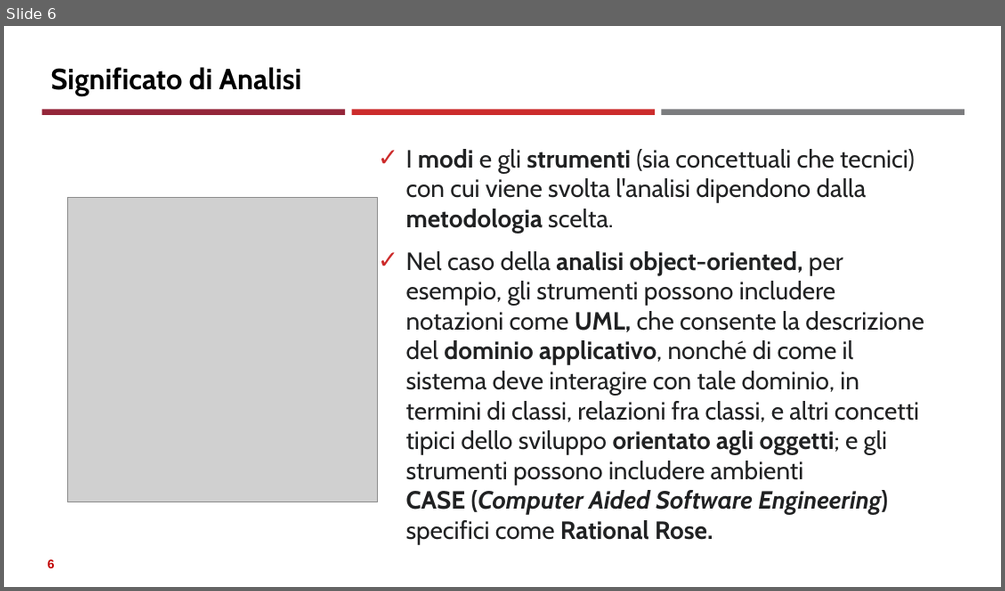
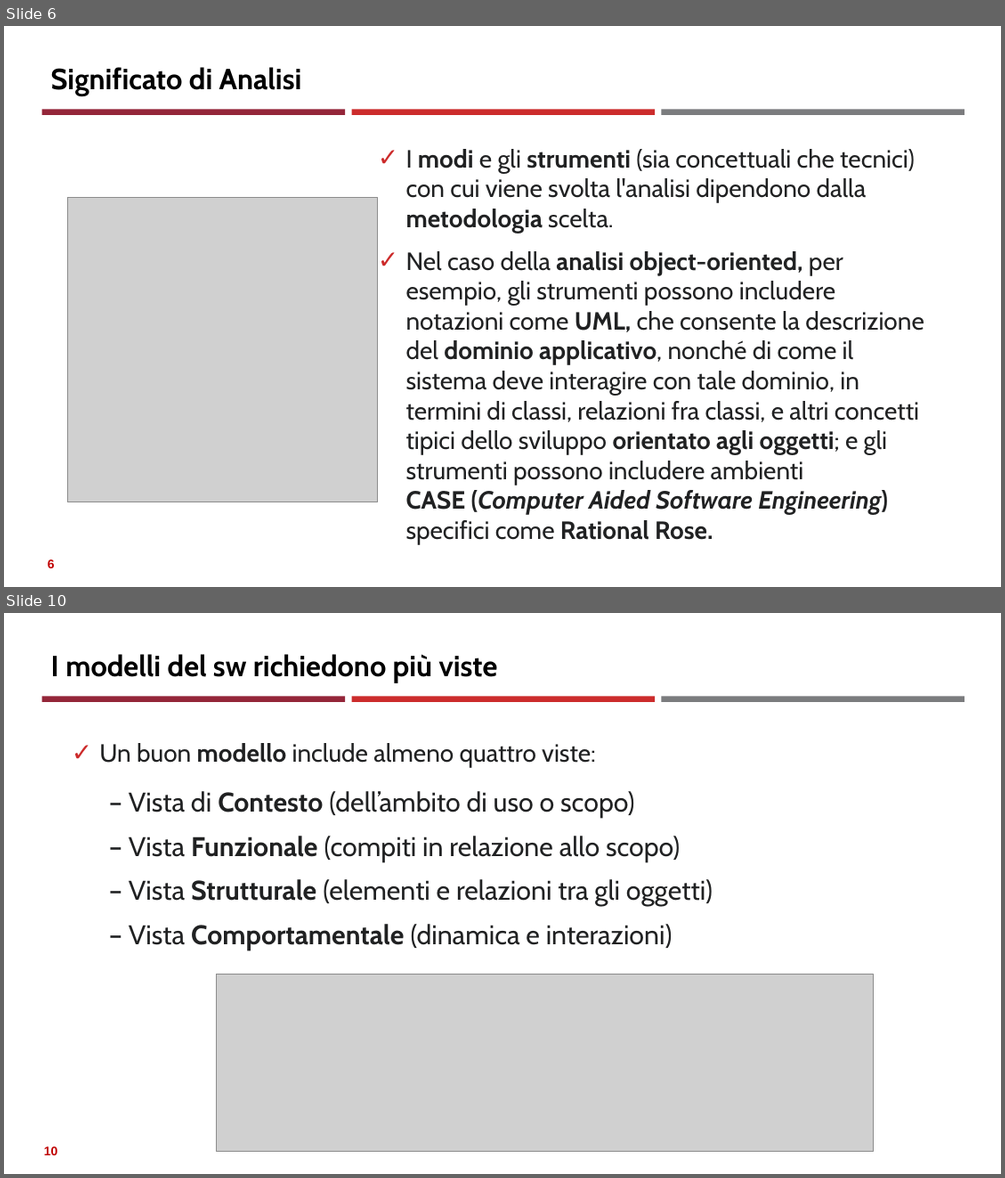
Before and after one commit to neural1977/data_science_interview_material, a slide deck: Assicurazioni/Analisi e progettazione del Software_ita.pptx. Shown one above the other, each under a label of ours: slide 6 before the commit, slides 6 and 10 after it; the slides between them are not shown. The pictures are 1005x591 and 1005x1178 pixels, drawn with LibreOffice and Linux fonts; fonts in the diff are those of the drawing; grey boxes stand for pictures. Boxes give left, top, right and bottom in pixels: in the first picture for what was removed or moved away, otherwise in the second. Text is boxed around its words. In the diff, an @@ line names an element or a change of style, - is before the commit and + after.

```diff
--- a/Assicurazioni/Analisi e progettazione del Software_ita.pptx
+++ b/Assicurazioni/Analisi e progettazione del Software_ita.pptx
@@ slide 10 added at box(4, 613, 1001, 1174), background #FFFFFF; not listed: 3 template elements that a slide beside it also shows @@
@@ title added at box(51, 654, 498, 683), 28 pt, text #000000, bold @@
+I modelli del sw richiedono più viste
@@ text added at box(99, 743, 712, 950), 26 pt, text #202122 @@
+✓ Un buon modello include almeno quattro viste:
+  – Vista di Contesto (dell’ambito di uso o scopo)
+  – Vista Funzionale (compiti in relazione allo scopo)
+  – Vista Strutturale (elementi e relazioni tra gli oggetti)
+  – Vista Comportamentale (dinamica e interazioni)
@@ picture added at box(217, 973, 873, 1151) @@
@@ page number added at box(44, 1146, 58, 1155), 12 pt, text #C00000, bold @@
+10
```
Also in this commit, not shown: 1 slide changed, 4 other slides added, 1 other file.
